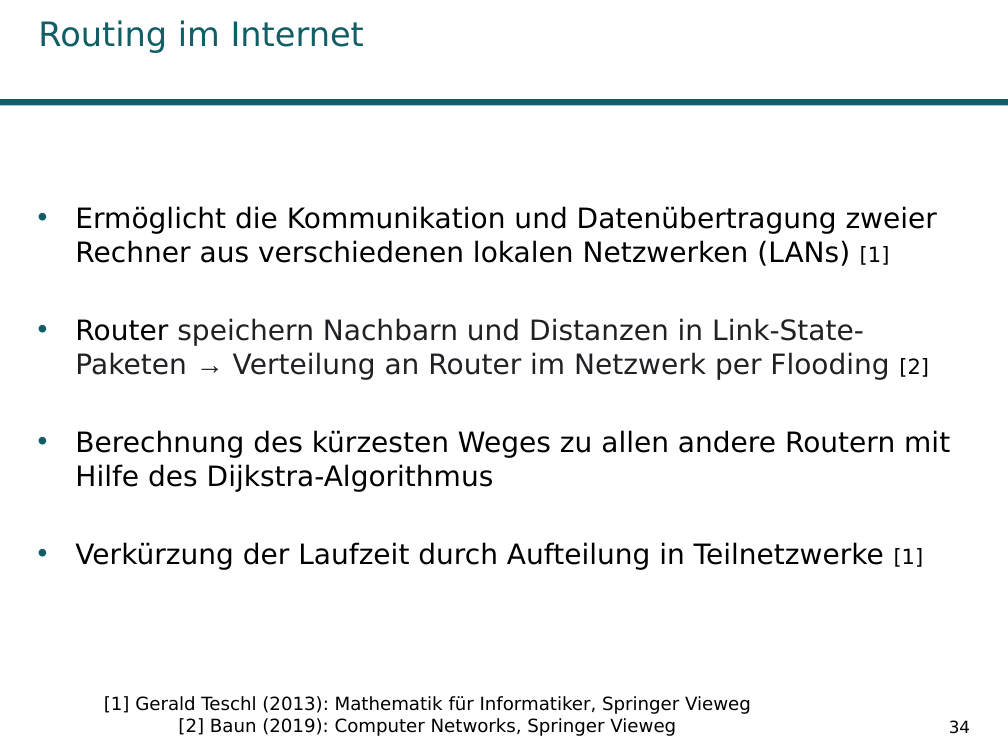
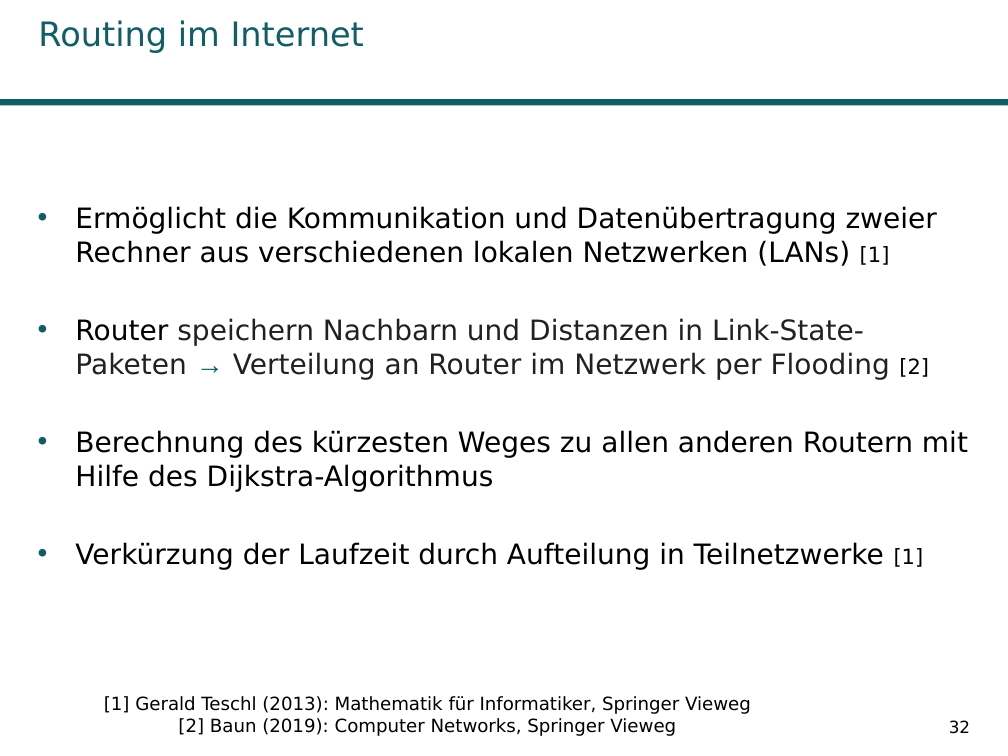
Before and after one commit to Kage0x3B/wissenschaftliches-arbeiten-praesentation, a slide deck: slide 32 of Präsentation Pfadplanungsalgorithmen.pptx (slide 34 before the commit). Drawn at 1008x756 pixels with LibreOffice and Linux fonts; fonts in the diff are those of the drawing; background and template pictures are left out. Boxes give left, top, right and bottom in pixels: in the first picture for what was removed or moved away, otherwise in the second. Text is boxed around its words. In the diff, an @@ line names an element or a change of style, - is before the commit and + after.

```diff
--- a/Präsentation Pfadplanungsalgorithmen.pptx
+++ b/Präsentation Pfadplanungsalgorithmen.pptx
@@ text at bbox=[75, 318, 929, 380]: text colour #202124 to #115E67 in "→" @@
@@ text at bbox=[75, 430, 968, 492]: text changed @@
-• Berechnung des kürzesten Weges zu allen andere Routern mit Hilfe des Dijkstra-Algorithmus
+• Berechnung des kürzesten Weges zu allen anderen Routern mit Hilfe des Dijkstra-Algorithmus
@@ page number at bbox=[949, 720, 970, 734]: text changed @@
-34
+32
```
Also in this commit, not shown: 12 other slides changed, 2 slides removed, 1 other file.
